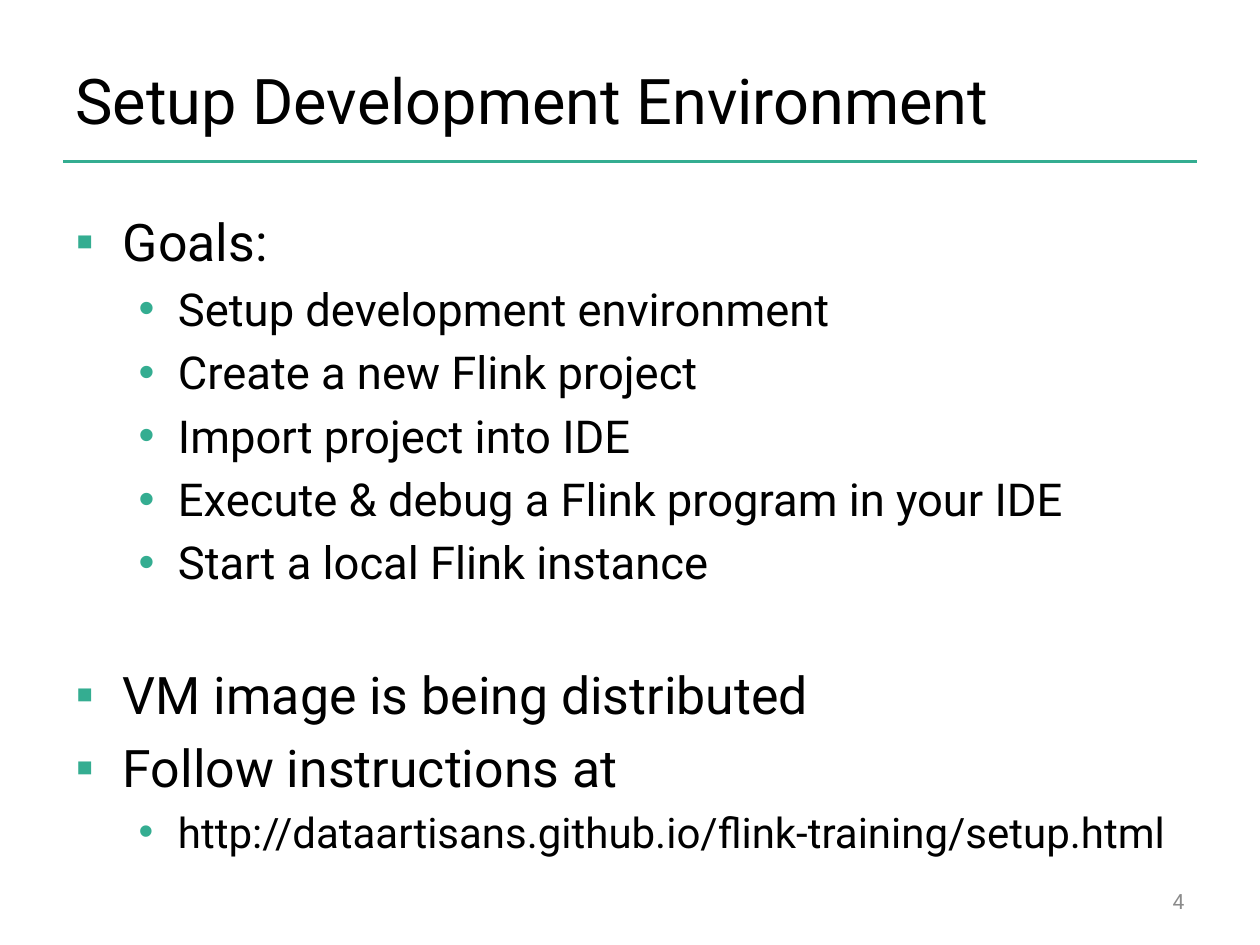
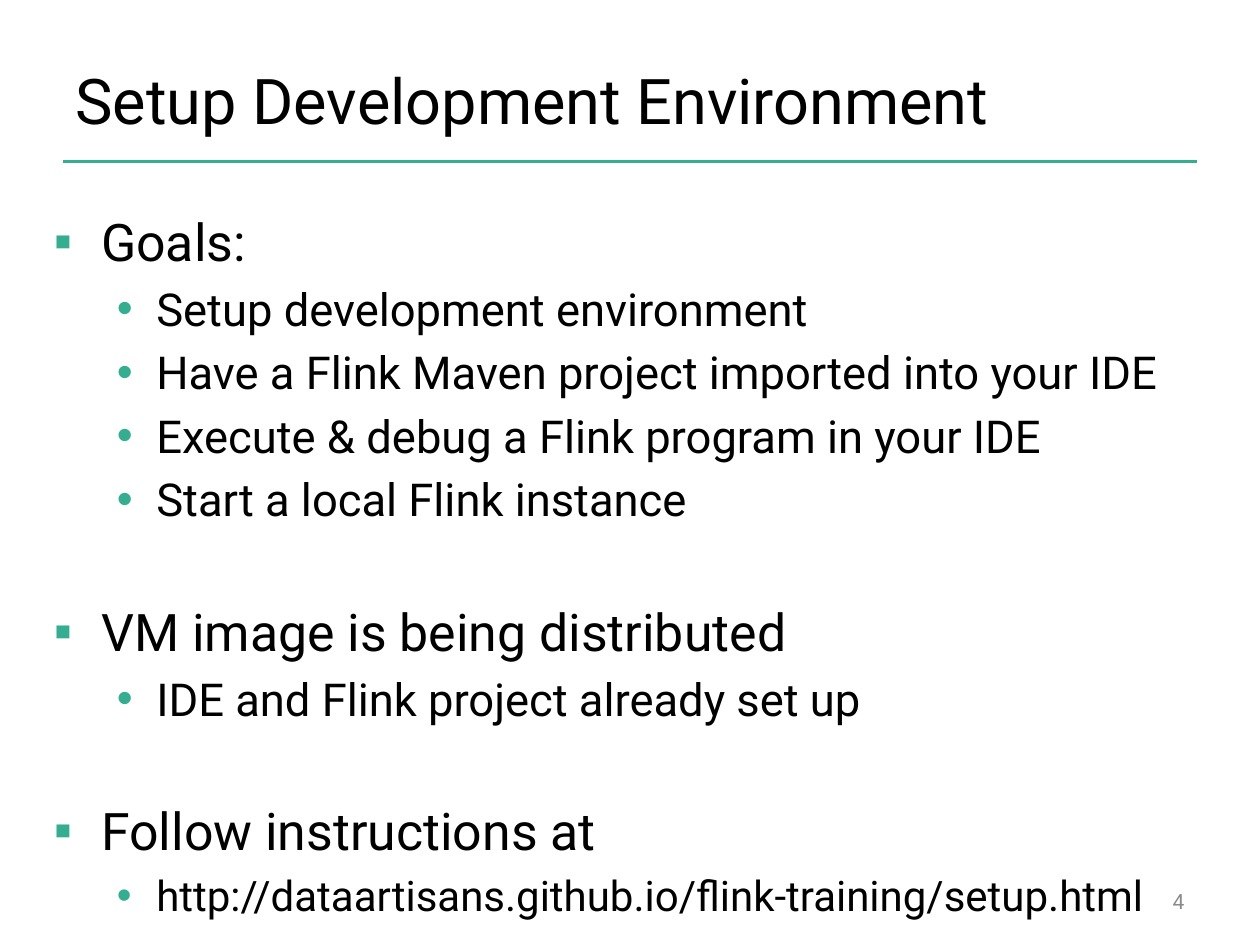
Before and after one commit to dataArtisans/flink-training-web, a slide deck: slide 4 of slides/flink-handon.pptx. Drawn at 1260x945 pixels with LibreOffice and Linux fonts; fonts in the diff are those of the drawing; background and template pictures are left out. Boxes give left, top, right and bottom in pixels: in the first picture for what was removed or moved away, otherwise in the second. Text is boxed around its words. In the diff, an @@ line names an element or a change of style, - is before the commit and + after.

```diff
--- a/slides/flink-handon.pptx
+++ b/slides/flink-handon.pptx
@@ text "Goals:": place and size @@
-text "Goals:" at [123, 222, 1165, 857]
+text "Goals:" at [101, 222, 1157, 920]
@@ text at [156, 355, 1157, 399]: text changed @@
-  • Create a new Flink project
-  • Import project into IDE
+  • Have a Flink Maven project imported into your IDE
@@ text at [156, 682, 860, 726]: paragraph added @@
+  • IDE and Flink project already set up
```
Also in this commit, not shown: 2 other slides changed.
